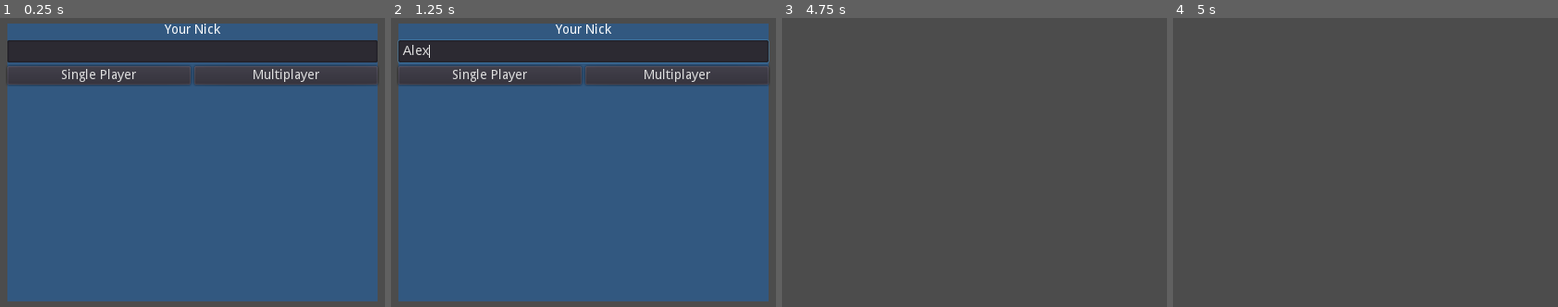
Above: before the commit, frames 1-4 (left to right).
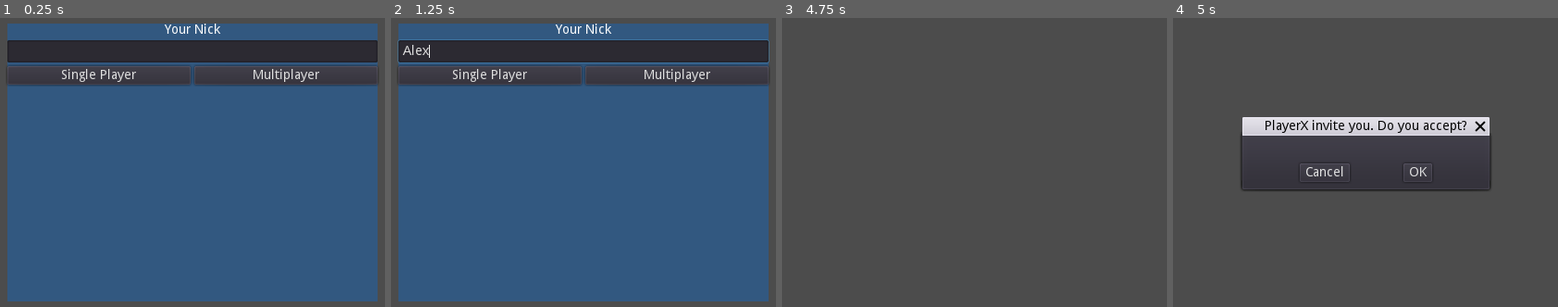
Above: after the commit, the same moments.

Repository: TheVulcoreTeam/SoccerFight
Game: Godot game, scene res://UI/RegisterUI.tscn
Same seed, same stepped clock (60 frames per second), same inputs: the game is played once before the commit and once after it. This scene is started directly instead of the project's main scene.
Inputs (mouse positions are in pixels of both pictures, inside the frame that each line leads up to):
- Up to frame 1 (0.25 s): no input
- Up to frame 2 (1.25 s): click (583, 52) at 0.52 s; type "Alex" at 0.6 s
- Up to frame 3 (4.75 s): click "Single Player" at 1.25 s; tap Enter at 2, 3.5 s; tap Space at 2.75, 4.25 s
- Up to frame 4 (5 s): no input

Frames 1-3 are identical in both runs. In frame 4, 6.9% of the frame differs, in the area x 17-83%, y 34-60%.

Commit message:
UI waiting for answer - multiplayer invite

Diff:
--- a/UI/RegisterUI.gd
+++ b/UI/RegisterUI.gd
@@ -3,7 +3,13 @@
 var user_list = preload("res://UI/UserList.tscn").instance()
 
 func _ready():
-	pass
+	yield(get_tree().create_timer(5.0), "timeout")
+	$Confirm.window_title = "PlayerX invite you. Do you accept?"
+	$Confirm.show()
+	yield(get_tree().create_timer(5.0), "timeout")
+	$Confirm.hide()
+
+
 
 func _on_Multiplayer_pressed():
 	if $"Background/VBox/YourNick".text.length() <= 3:
@@ -21,3 +27,17 @@
 func _on_SinglePlayer_pressed():
 	if $"Background/VBox/YourNick".text.length() > 3:
 		$"Background".hide()
+
+
+func _on_Confirm_confirmed():
+	$"Background".hide()
+	pass # Replace with function body.
+
+
+func _on_Timer_timeout():
+	if $Waiting/VBoxContainer/ProgressBar.value <90:
+		$Waiting/VBoxContainer/ProgressBar.value +=  10
+	else:
+		$Waiting/VBoxContainer/ProgressBar.value =  0
+		$Waiting/Timer.stop()
+		$Waiting.hide()
--- a/UI/RegisterUI.tscn
+++ b/UI/RegisterUI.tscn
@@ -62,5 +62,65 @@
 size_flags_horizontal = 3
 text = "Multiplayer"
 
+[node name="Confirm" type="ConfirmationDialog" parent="."]
+anchor_left = 0.5
+anchor_top = 0.5
+anchor_right = 0.5
+anchor_bottom = 0.5
+margin_left = -133.5
+margin_top = -29.0
+margin_right = 133.5
+margin_bottom = 29.0
+rect_min_size = Vector2( 150, 52.5 )
+window_title = "PlayerX invite you. Do you accept?"
+__meta__ = {
+"_edit_use_anchors_": false
+}
+
+[node name="Waiting" type="ColorRect" parent="."]
+visible = false
+anchor_left = 0.5
+anchor_top = 0.5
+anchor_right = 0.5
+anchor_bottom = 0.5
+margin_left = -103.0
+margin_top = -68.0
+margin_right = 104.0
+margin_bottom = 20.0
+color = Color( 0.423529, 0.423529, 0.423529, 1 )
+__meta__ = {
+"_edit_use_anchors_": false
+}
+
+[node name="Timer" type="Timer" parent="Waiting"]
+wait_time = 1.114
+
+[node name="VBoxContainer" type="VBoxContainer" parent="Waiting"]
+anchor_right = 1.0
+anchor_bottom = 1.0
+alignment = 1
+__meta__ = {
+"_edit_use_anchors_": false
+}
+
+[node name="Label" type="Label" parent="Waiting/VBoxContainer"]
+margin_top = 28.0
+margin_right = 207.0
+margin_bottom = 42.0
+text = "Waiting answer..."
+align = 1
+valign = 1
+
+[node name="ProgressBar" type="ProgressBar" parent="Waiting/VBoxContainer"]
+margin_top = 46.0
+margin_right = 207.0
+margin_bottom = 60.0
+rounded = true
+__meta__ = {
+"_edit_use_anchors_": false
+}
+
 [connection signal="pressed" from="Background/VBox/HBox/SinglePlayer" to="." method="_on_SinglePlayer_pressed"]
 [connection signal="pressed" from="Background/VBox/HBox/Multiplayer" to="." method="_on_Multiplayer_pressed"]
+[connection signal="confirmed" from="Confirm" to="." method="_on_Confirm_confirmed"]
+[connection signal="timeout" from="Waiting/Timer" to="." method="_on_Timer_timeout"]
--- a/UI/UserList.gd
+++ b/UI/UserList.gd
@@ -10,4 +10,6 @@
 		$VBox.add_child(buttom)
 
 func on_pressed():
-	parent.get_node("Background").hide()
+	parent.get_node("Waiting").show()
+	parent.get_node("Waiting/Timer").start()
+#	parent.get_node("Background").hide()
Not shown, changed: SaoccerFight.exe
Not shown, removed: SaoccerFight.pck
